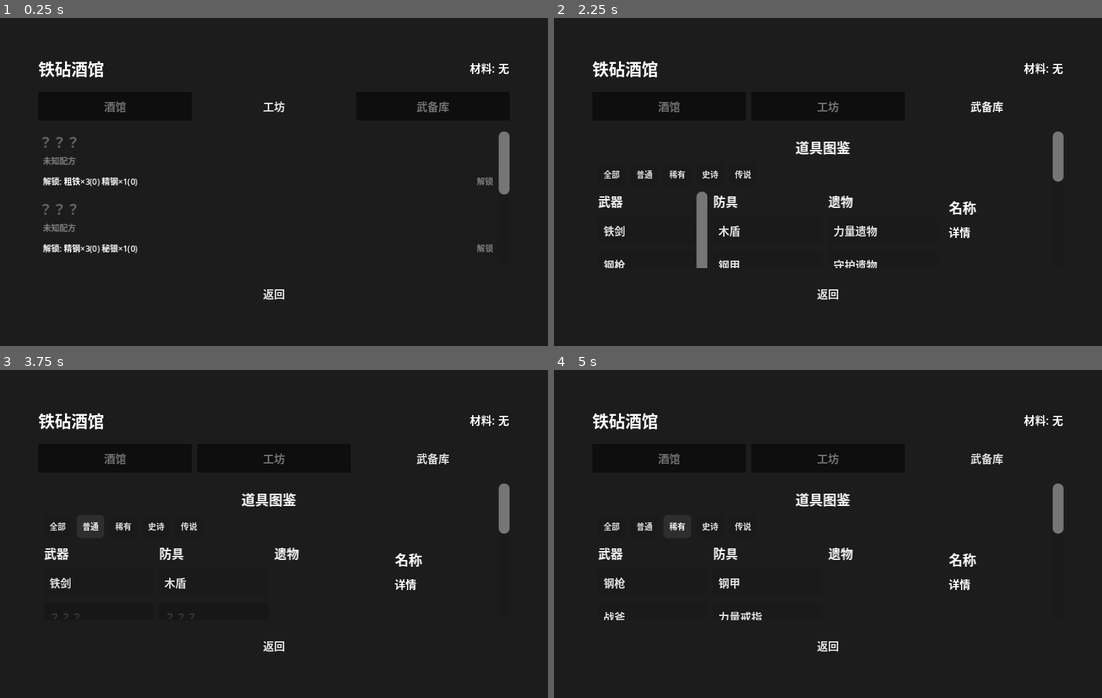
Above: before the commit, frames 1-4 (two rows, left to right).
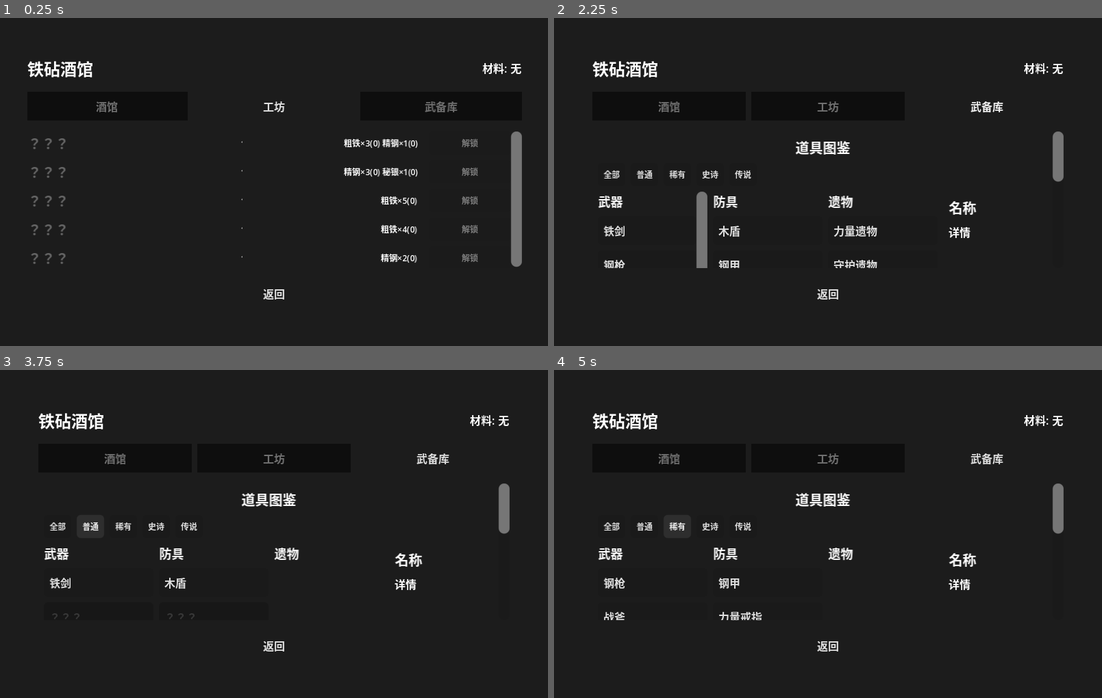
Above: after the commit, the same moments.

Repository: ZhuXilin/Dev_Project_260730
Game: Godot game, scene res://content/scenes/ui/AnvilTavern.tscn
The game is run twice, just before and just after one commit, with the same random seed, the same clock (stepped at 60 frames per second) and the same inputs. This scene is started directly instead of the project's main scene. Sound files missing from this copy of the repository are replaced by a short silence.
Inputs:
- Up to frame 1 (0.25 s): no input
- Up to frame 2 (2.25 s): click "酒馆" at 0.5 s; click "工坊" at 1.25 s; click "武备库" at 2 s
- Up to frame 3 (3.75 s): click "全部" at 2.75 s; click "普通" at 3.5 s
- Up to frame 4 (5 s): click "稀有" at 4.25 s

The runs differ from the first frame. In frame 1, 4.3% of the frame differs, in the area x 5-96%, y 13-76%; in frame 2, less than 0.1%; in frame 3, less than 0.1%; in frame 4, less than 0.1%.

Commit message:
Tweak code

Diff:
--- a/function/script/AnvilTavern.gd
+++ b/function/script/AnvilTavern.gd
@@ -103,75 +103,88 @@
 	for r in locked_list:
 		content_container.add_child(_build_recipe_row(r, false))
 
-func _build_recipe_row(recipe: RecipeData, unlocked: bool) -> VBoxContainer:
-	var box = VBoxContainer.new()
-	box.add_theme_constant_override("separation", 2)
-
-	# ---- 第一行：产物名称 ----
-	var header = HBoxContainer.new()
-	header.add_theme_constant_override("separation", 8)
-
-	var output_data = ItemManager.get_item_data(recipe.id)
+func _build_recipe_row(recipe: RecipeData, unlocked: bool) -> HBoxContainer:
+	var row = HBoxContainer.new()
+	row.add_theme_constant_override("separation", 8)
+
+	# ============================================================
+	#  列 1：名称 + 品质（固定宽度）
+	# ============================================================
 	var name_label = Label.new()
 	name_label.add_theme_font_size_override("font_size", UIConst.FONT_SIZE_LARGE)
-
+	name_label.custom_minimum_size = Vector2(90, 0)
+	name_label.vertical_alignment = VERTICAL_ALIGNMENT_CENTER
+	name_label.clip_text = true
+
+	var output_data = ItemManager.get_item_data(recipe.id)
 	if unlocked:
 		name_label.text = output_data.name if output_data else recipe.id
 		if output_data:
-			var color = UIConst.QUALITY_COLORS.get(output_data.quality, Color.WHITE)
-			name_label.add_theme_color_override("font_color", color)
+			name_label.add_theme_color_override("font_color",
+				UIConst.QUALITY_COLORS.get(output_data.quality, Color.WHITE))
 	else:
 		name_label.text = "？？？"
 		name_label.modulate = Color(0.4, 0.4, 0.4, 1)
-	header.add_child(name_label)
-
-	# ---- 品质标签（仅已解锁） ----
+	row.add_child(name_label)
+
+	# ============================================================
+	#  列 2：品质（固定宽度）
+	# ============================================================
+	var quality_label = Label.new()
+	quality_label.add_theme_font_size_override("font_size", UIConst.FONT_SIZE_SMALL)
+	quality_label.custom_minimum_size = Vector2(50, 0)
+	quality_label.vertical_alignment = VERTICAL_ALIGNMENT_CENTER
 	if unlocked and output_data:
-		var quality_label = Label.new()
 		quality_label.text = "[" + _quality_display(output_data.quality) + "]"
-		quality_label.add_theme_font_size_override("font_size", UIConst.FONT_SIZE_SMALL)
-		header.add_child(quality_label)
-
-	box.add_child(header)
-
-	# ---- 第二行：合成输入（仅已解锁） ----
+	else:
+		quality_label.text = ""
+	row.add_child(quality_label)
+
+	# ============================================================
+	#  列 3：合成输入（自适应）
+	# ============================================================
+	var input_label = Label.new()
+	input_label.add_theme_font_size_override("font_size", UIConst.FONT_SIZE_SMALL)
+	input_label.modulate = Color(0.7, 0.7, 0.7, 1)
+	input_label.size_flags_horizontal = Control.SIZE_EXPAND_FILL
+	input_label.vertical_alignment = VERTICAL_ALIGNMENT_CENTER
+	input_label.clip_text = true
 	if unlocked:
 		var input_names = []
 		for input_id in recipe.inputs:
 			var d = ItemManager.get_item_data(input_id)
 			input_names.append(d.name if d else input_id)
-		var input_label = Label.new()
-		input_label.text = "  合成: " + " + ".join(input_names)
-		input_label.add_theme_font_size_override("font_size", UIConst.FONT_SIZE_SMALL)
-		box.add_child(input_label)
-	else:
-		var hint = Label.new()
-		hint.text = "  未知配方"
-		hint.add_theme_font_size_override("font_size", UIConst.FONT_SIZE_SMALL)
-		hint.modulate = Color(0.5, 0.5, 0.5, 1)
-		box.add_child(hint)
-
-	# ---- 第三行：解锁材料 + 按钮 ----
-	var cost_row = HBoxContainer.new()
-	cost_row.add_theme_constant_override("separation", 8)
-
+		input_label.text = "合成: " + " + ".join(input_names)
+	else:
+		input_label.text = "合成: ？？？"
+	row.add_child(input_label)
+
+	# ============================================================
+	#  列 4：解锁材料（固定宽度，右对齐）
+	# ============================================================
 	var cost_label = Label.new()
 	cost_label.add_theme_font_size_override("font_size", UIConst.FONT_SIZE_SMALL)
-	cost_label.size_flags_horizontal = Control.SIZE_EXPAND_FILL
+	cost_label.custom_minimum_size = Vector2(120, 0)
+	cost_label.vertical_alignment = VERTICAL_ALIGNMENT_CENTER
+	cost_label.horizontal_alignment = HORIZONTAL_ALIGNMENT_RIGHT
 	if unlocked:
-		cost_label.text = "  已解锁"
-		cost_label.modulate = Color(0.5, 0.5, 0.5)
+		cost_label.text = ""
 	else:
 		var parts = []
 		for k in recipe.unlock_cost:
 			var need = recipe.unlock_cost[k]
 			var have = GameState.get_material(k)
 			parts.append("%s×%d(%d)" % [k, need, have])
-		cost_label.text = "  解锁: " + " ".join(parts)
-	cost_row.add_child(cost_label)
-
+		cost_label.text = " ".join(parts)
+	row.add_child(cost_label)
+
+	# ============================================================
+	#  列 5：按钮（固定宽度）
+	# ============================================================
 	var btn = Button.new()
 	btn.add_theme_font_size_override("font_size", UIConst.FONT_SIZE_SMALL)
+	btn.custom_minimum_size = Vector2(60, 0)
+	btn.size_flags_vertical = Control.SIZE_SHRINK_CENTER
 	if unlocked:
 		btn.text = "已解锁"
 		btn.disabled = true
@@ -179,10 +192,9 @@
 		btn.text = "解锁"
 		btn.disabled = not _can_unlock(recipe)
 		btn.pressed.connect(_on_unlock_pressed.bind(recipe.id))
-	cost_row.add_child(btn)
-
-	box.add_child(cost_row)
-	return box
+	row.add_child(btn)
+
+	return row
 
 func _quality_display(quality: String) -> String:
 	match quality:
